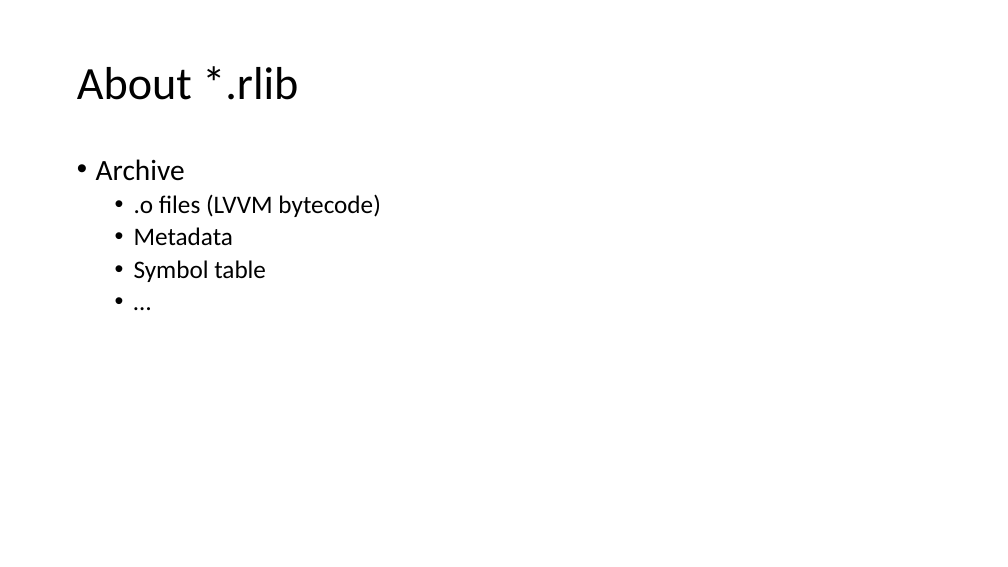
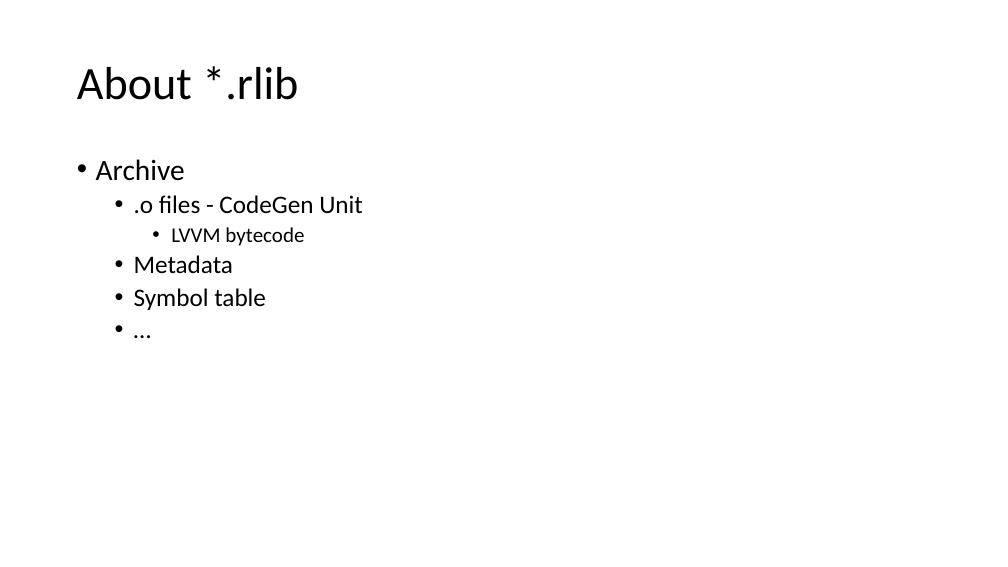
Before and after one commit to kugushev/course-rust-basics, a slide deck: slide 7 of src/07-Modules/07-Modules.pptx (slide 8 before the commit). Drawn at 1008x567 pixels with LibreOffice and Linux fonts; fonts in the diff are those of the drawing. Boxes give left, top, right and bottom in pixels: in the first picture for what was removed or moved away, otherwise in the second. Text is boxed around its words. In the diff, an @@ line names an element or a change of style, - is before the commit and + after.

```diff
--- a/src/07-Modules/07-Modules.pptx
+++ b/src/07-Modules/07-Modules.pptx
@@ text at (134, 195, 363, 246): text changed @@
-  • .o files (LVVM bytecode)
+  • .o files - CodeGen Unit
+    • LVVM bytecode
```
Also in this commit, not shown: 2 other slides changed, 6 slides added.
